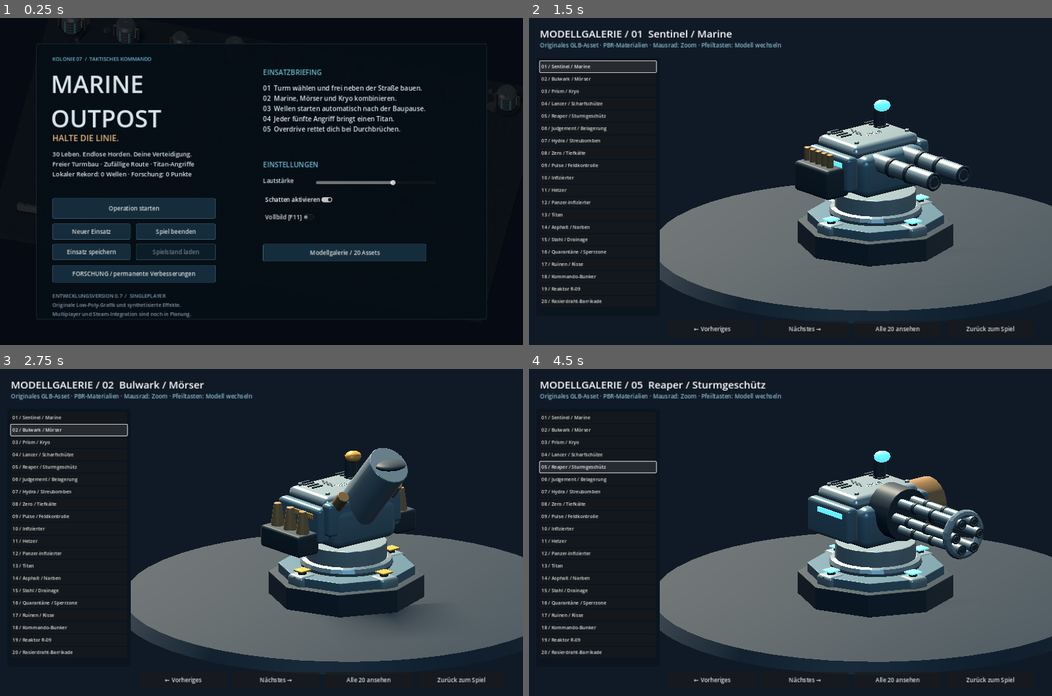
Above: before the commit, frames 1-4 (two rows, left to right).
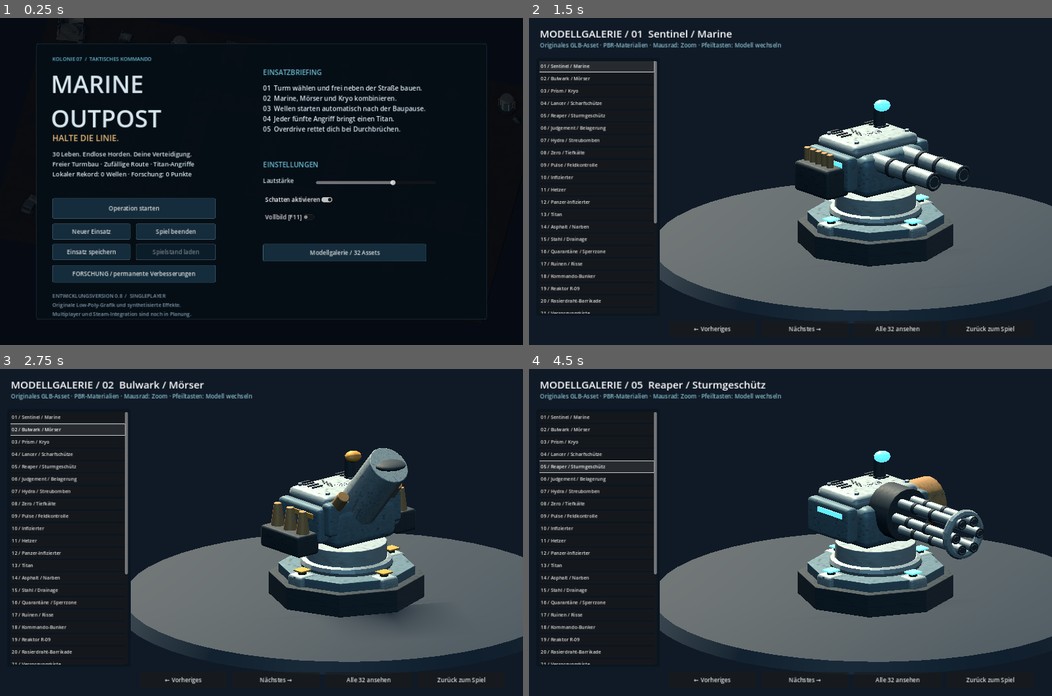
Above: after the commit, the same moments.

Repository: christoph-jahnke/test
Game: Godot game, scene res://game/world_3d.tscn
Same seed, same stepped clock (60 frames per second), same inputs: the game is played once before the commit and once after it.
Inputs:
- Up to frame 1 (0.25 s): no input
- Up to frame 2 (1.5 s): click "Modellgalerie / 20 Assets" (after the commit: "Modellgalerie / 32 Assets") at 0.5 s; click "01 / Sentinel / Marine" at 1.25 s
- Up to frame 3 (2.75 s): click "02 / Bulwark / Mörser" at 2 s
- Up to frame 4 (4.5 s): click "03 / Prism / Kryo" at 2.75 s; click "04 / Lancer / Scharfschütze" at 3.5 s; click "05 / Reaper / Sturmgeschütz" at 4.25 s

The runs differ from the first frame. In frame 1, 0.2% of the frame differs, in the area x 3-100%, y 0-86%; in frame 2, 3.4%; in frame 3, 3.0%; in frame 4, 3.5%, in the area x 1-87%, y 13-96%.

Commit message:
Add 12 colony assets, worn materials, and versioned screenshot previews

Diff:
--- /dev/null
+++ b/docs/previews/v0.8.0/capture.json
@@ -0,0 +1,17 @@
+{
+	"arranged_gameplay_fixture": true,
+	"assets": 32,
+	"engine": "4.6.3-stable (official)",
+	"frames": [
+		"menu",
+		"battle",
+		"inspector",
+		"closeup",
+		"gallery"
+	],
+	"height": 900,
+	"map_seed": 481516,
+	"renderer": "gl_compatibility",
+	"version": "0.8.0",
+	"width": 1440
+}
--- a/game/asset_catalog.gd
+++ b/game/asset_catalog.gd
@@ -6,7 +6,10 @@
 	"07_cluster_hydra", "08_deepfreeze_zero", "09_fieldcontrol_pulse",
 	"10_zombie_walker", "11_zombie_runner", "12_zombie_armored", "13_zombie_titan",
 	"14_road_asphalt", "15_road_steel", "16_road_quarantine", "17_road_ruined",
-	"18_bunker_command", "19_reactor", "20_barricade"
+	"18_bunker_command", "19_reactor", "20_barricade",
+	"21_supply_crate", "22_ammo_cache", "23_generator_aux", "24_comms_mast",
+	"25_floodlight", "26_pipe_junction", "27_blast_crater", "28_rubble_pile",
+	"29_wreck_rover", "30_medical_shelter", "31_habitat_ruined", "32_gate_checkpoint"
 ]
 const NAMES = [
 	"Sentinel / Marine", "Bulwark / Mörser", "Prism / Kryo",
@@ -14,9 +17,13 @@
 	"Hydra / Streubomben", "Zero / Tiefkälte", "Pulse / Feldkontrolle",
 	"Infizierter", "Hetzer", "Panzer-Infizierter", "Titan",
 	"Asphalt / Narben", "Stahl / Drainage", "Quarantäne / Sperrzone", "Ruinen / Risse",
-	"Kommando-Bunker", "Reaktor R-09", "Rasierdraht-Barrikade"
+	"Kommando-Bunker", "Reaktor R-09", "Rasierdraht-Barrikade",
+	"Versorgungskiste", "Munitionslager", "Hilfsgenerator", "Funkmast",
+	"Flutlicht", "Rohrverteiler", "Einschlagkrater", "Trümmerfeld",
+	"Rover-Wrack", "Feldlazarett", "Habitat-Ruine", "Kontrolltor"
 ]
 static var cache: Dictionary = {}
+static var surface_cache: Dictionary = {}
 
 static func create(index: int) -> Node3D:
 	assert(index >= 0 and index < IDS.size())
@@ -24,6 +31,7 @@
 		cache[index] = load("res://models/%s.glb" % IDS[index])
 	var model = (cache[index] as PackedScene).instantiate()
 	model.set_meta("asset_id", IDS[index])
+	apply_surface_style(model)
 	return model
 
 static func tower_index(kind: int, branch: int) -> int:
@@ -31,3 +39,48 @@
 
 static func enemy_index(kind: String) -> int:
 	return {"Zombie": 9, "Sprinter": 10, "Panzer": 11, "Titan": 12}.get(kind, 9)
+
+# Shared surface textures add wear without duplicating them for every instance.
+static func worn_material(original: StandardMaterial3D) -> StandardMaterial3D:
+	if original.emission_enabled:
+		return original
+	var key = str(original.albedo_color) + str(original.metallic) + str(original.roughness)
+	if surface_cache.has(key):
+		return surface_cache[key]
+	var result = original.duplicate() as StandardMaterial3D
+	result.metallic = minf(original.metallic, 0.5)
+	result.roughness = maxf(original.roughness, 0.68)
+	var paint = Image.create(128, 128, false, Image.FORMAT_RGB8)
+	var rough = Image.create(128, 128, false, Image.FORMAT_RGB8)
+	var rng = RandomNumberGenerator.new()
+	rng.seed = hash(key)
+	for y in 128:
+		for x in 128:
+			var shade = rng.randf_range(0.86, 1.0)
+			if rng.randf() < 0.018:
+				shade *= 0.55
+			paint.set_pixel(x, y, Color(shade, shade * 0.99, shade * 0.97))
+			var value = rng.randf_range(0.78, 1.0)
+			rough.set_pixel(x, y, Color(value, value, value))
+	# Directional scuffs break up large uniform painted panels.
+	for mark in 20:
+		var x = rng.randi_range(2, 125)
+		var y = rng.randi_range(1, 105)
+		for step in rng.randi_range(3, 18):
+			paint.set_pixel(mini(127, x + step / 5), y + step, Color(0.64, 0.65, 0.66))
+	paint.generate_mipmaps()
+	rough.generate_mipmaps()
+	result.albedo_texture = ImageTexture.create_from_image(paint)
+	result.roughness_texture = ImageTexture.create_from_image(rough)
+	result.set_meta("surface_style", "worn_08")
+	surface_cache[key] = result
+	return result
+
+static func apply_surface_style(node: Node) -> void:
+	if node is MeshInstance3D:
+		for surface in node.mesh.get_surface_count():
+			var material = node.get_active_material(surface)
+			if material is StandardMaterial3D:
+				node.set_surface_override_material(surface, worn_material(material))
+	for child in node.get_children():
+		apply_surface_style(child)
--- a/game/command_ui.gd
+++ b/game/command_ui.gd
@@ -168,8 +168,8 @@
 	save_button = button_at(card, "Einsatz speichern", Vector2(44, 552), Vector2(215, 44), manual_save)
 	load_button = button_at(card, "Spielstand laden", Vector2(274, 552), Vector2(220, 44), manual_load)
 	button_at(card, "FORSCHUNG / permanente Verbesserungen", Vector2(44, 610), Vector2(450, 48), show_research)
-	button_at(card, "Modellgalerie / 20 Assets", Vector2(624, 552), Vector2(450, 48), open_gallery)
-	label_at(card, "ENTWICKLUNGSVERSION 0.7  /  SINGLEPLAYER\nOriginale Low-Poly-Grafik und synthetisierte Effekte.\nMultiplayer und Steam-Integration sind noch in Planung.", Vector2(44, 684), 14, Color("7f9aac"))
+	button_at(card, "Modellgalerie / 32 Assets", Vector2(624, 552), Vector2(450, 48), open_gallery)
+	label_at(card, "ENTWICKLUNGSVERSION 0.8  /  SINGLEPLAYER\nOriginale Low-Poly-Grafik und synthetisierte Effekte.\nMultiplayer und Steam-Integration sind noch in Planung.", Vector2(44, 684), 14, Color("7f9aac"))
 
 func apply_settings() -> void:
 	AudioServer.set_bus_volume_db(0, linear_to_db(maxf(master_volume, 0.0001)))
--- a/game/model_gallery.gd
+++ b/game/model_gallery.gd
@@ -62,18 +62,24 @@
 	style.set_corner_radius_all(6)
 	index_panel.add_theme_stylebox_override("panel", style)
 	ui.add_child(index_panel)
+	var scroll = ScrollContainer.new()
+	scroll.position = Vector2(8, 8)
+	scroll.size = Vector2(324, 694)
+	index_panel.add_child(scroll)
+	var choices = VBoxContainer.new()
+	choices.size_flags_horizontal = Control.SIZE_EXPAND_FILL
+	scroll.add_child(choices)
 	for i in Assets.IDS.size():
 		var button = Button.new()
-		button.position = Vector2(10, 9 + i * 34)
-		button.size = Vector2(320, 30)
+		button.custom_minimum_size = Vector2(302, 30)
 		button.text = "%02d / %s" % [i + 1, Assets.NAMES[i]]
 		button.alignment = HORIZONTAL_ALIGNMENT_LEFT
 		button.add_theme_font_size_override("font_size", 13)
 		button.pressed.connect(show_model.bind(i))
-		index_panel.add_child(button)
-	make_button(ui, "← Vorheriges", Vector2(385, 834), func(): show_model(posmod(selection - 1, 20)))
-	make_button(ui, "Nächstes →", Vector2(640, 834), func(): show_model(posmod(selection + 1, 20)))
-	make_button(ui, "Alle 20 ansehen", Vector2(895, 834), show_all)
+		choices.add_child(button)
+	make_button(ui, "← Vorheriges", Vector2(385, 834), func(): show_model(posmod(selection - 1, Assets.IDS.size())))
+	make_button(ui, "Nächstes →", Vector2(640, 834), func(): show_model(posmod(selection + 1, Assets.IDS.size())))
+	make_button(ui, "Alle %d ansehen" % Assets.IDS.size(), Vector2(895, 834), show_all)
 	make_button(ui, "Zurück zum Spiel", Vector2(1150, 834), func(): get_tree().change_scene_to_file("res://game/world_3d.tscn"))
 	show_model(0)
 
@@ -123,33 +129,34 @@
 	index_panel.visible = false
 	all_models = true
 	clear_display()
-	for index in 20:
+	for index in Assets.IDS.size():
 		var model = Assets.create(index)
 		display.add_child(model)
-		model.position = Vector3((index % 5 - 2) * 4.3, 0, (index / 5 - 1.5) * 4.6)
+		model.rotation.y = PI
+		model.position = Vector3((index % 8 - 3.5) * 4.3, 0, (index / 8 - 1.5) * 4.6)
 		pedestal(model.position, 1.85)
 		if index >= 17:
 			model.scale *= 0.7
 		var label = Label3D.new()
-		label.text = "%02d / %s" % [index + 1, Assets.NAMES[index]]
+		label.text = "%02d / %s" % [index + 1, Assets.NAMES[index].split(" / ")[0]]
 		label.position = model.position + Vector3(0, 0.1, 1.7)
 		label.billboard = BaseMaterial3D.BILLBOARD_ENABLED
 		label.font_size = 32
 		label.pixel_size = 0.008
 		label.modulate = Color("b4ceda")
 		display.add_child(label)
-	camera.size = 33
+	camera.size = 42
 	camera.position = Vector3(0, 26, 22)
 	camera.look_at(Vector3(0, 0, 0))
-	title.text = "MODELLGALERIE / 20 ORIGINALE ASSETS"
-	detail.text = "9 Türme · 4 Gegner · 4 Wegarten · 3 Kolonieobjekte"
+	title.text = "MODELLGALERIE / %d ORIGINALE ASSETS" % Assets.IDS.size()
+	detail.text = "9 Türme · 4 Gegner · 4 Wegarten · 15 Kolonieobjekte"
 
 func _unhandled_input(event: InputEvent) -> void:
 	if event is InputEventKey and event.pressed:
 		if event.keycode == KEY_RIGHT:
-			show_model(posmod(selection + 1, 20))
+			show_model(posmod(selection + 1, Assets.IDS.size()))
 		elif event.keycode == KEY_LEFT:
-			show_model(posmod(selection - 1, 20))
+			show_model(posmod(selection - 1, Assets.IDS.size()))
 		elif event.keycode == KEY_ESCAPE:
 			get_tree().change_scene_to_file("res://game/world_3d.tscn")
 	if event is InputEventMouseButton and event.pressed:
--- a/game/smoke_models.gd
+++ b/game/smoke_models.gd
@@ -9,6 +9,10 @@
 	if node is MeshInstance3D:
 		result.meshes += 1
 		for surface in node.mesh.get_surface_count():
+			var material = node.get_active_material(surface)
+			if material is StandardMaterial3D and material.has_meta("surface_style"):
+				assert(material.albedo_texture != null and material.roughness_texture != null)
+				result.styled += 1
 			var arrays = node.mesh.surface_get_arrays(surface)
 			result.vertices += arrays[Mesh.ARRAY_VERTEX].size()
 			var indices = arrays[Mesh.ARRAY_INDEX]
@@ -16,16 +20,34 @@
 	for child in node.get_children():
 		counts(child, result)
 
+func vertex_height(node: Node) -> Vector2:
+	var extent = Vector2(INF, -INF)
+	if node is MeshInstance3D:
+		for surface in node.mesh.get_surface_count():
+			for vertex in node.mesh.surface_get_arrays(surface)[Mesh.ARRAY_VERTEX]:
+				var y: float = (node.global_transform * vertex).y
+				extent.x = minf(extent.x, y)
+				extent.y = maxf(extent.y, y)
+	for child in node.get_children():
+		var child_extent = vertex_height(child)
+		extent.x = minf(extent.x, child_extent.x)
+		extent.y = maxf(extent.y, child_extent.y)
+	return extent
+
 func check_models() -> void:
-	assert(Assets.IDS.size() == 20)
+	assert(Assets.IDS.size() == 32 and Assets.NAMES.size() == 32)
 	var signatures = {}
 	var total_triangles = 0
-	for index in 20:
+	for index in Assets.IDS.size():
 		var model = Assets.create(index)
 		root.add_child(model)
-		var result = {"meshes": 0, "vertices": 0, "triangles": 0}
+		var result = {"meshes": 0, "vertices": 0, "triangles": 0, "styled": 0}
 		counts(model, result)
 		assert(result.meshes > 0 and result.vertices > 100, "Imported mesh data is required")
+		assert(result.styled > 0, "Each asset uses the shared worn surface style")
+		if index in [26, 27]:
+			var extent = vertex_height(model)
+			assert(extent.y - extent.x <= 0.1, "Ground dressing must fit below turret decks")
 		if index < 9:
 			assert(model.find_child("Head", true, false) != null, "Turret aiming pivot must survive export")
 		if index == 4:
@@ -40,7 +62,7 @@
 		total_triangles += result.triangles
 		print("MODEL %02d: %d meshes / %d triangles" % [index + 1, result.meshes, result.triangles])
 		model.free()
-	assert(signatures.size() == 20, "No duplicate model files")
+	assert(signatures.size() == Assets.IDS.size(), "No duplicate model files")
 	# All nine gameplay combinations must map to their individual assets.
 	var chosen = {}
 	for kind in 3:
@@ -50,10 +72,10 @@
 	var gallery = load("res://game/model_gallery.tscn").instantiate()
 	root.add_child(gallery)
 	gallery.show_all()
-	assert(gallery.display.get_child_count() == 60)
+	assert(gallery.display.get_child_count() == Assets.IDS.size() * 3)
 	gallery.show_model(4)
 	assert(not gallery.all_models and gallery.selection == 4)
 	gallery.queue_free()
 	await process_frame
-	print("PASS: 20 distinct GLB meshes, turret/leg pivots, nine tower variants, live gallery; %d combined triangles" % total_triangles)
+	print("PASS: 32 distinct GLB meshes, turret/leg pivots, nine tower variants, live gallery; %d combined triangles" % total_triangles)
 	quit(0)
--- a/game/world_3d.gd
+++ b/game/world_3d.gd
@@ -83,13 +83,13 @@
 	environment.environment.background_color = Color("101b2a")
 	environment.environment.ambient_light_source = Environment.AMBIENT_SOURCE_COLOR
 	environment.environment.ambient_light_color = Color("6e93bd")
-	environment.environment.ambient_light_energy = 0.65
+	environment.environment.ambient_light_energy = 0.52
 	var sky = Sky.new()
 	var atmosphere = ProceduralSkyMaterial.new()
 	atmosphere.sky_top_color = Color("23364e")
-	atmosphere.sky_horizon_color = Color("8d9aa6")
+	atmosphere.sky_horizon_color = Color("52667a")
 	atmosphere.ground_bottom_color = Color("151c26")
-	atmosphere.ground_horizon_color = Color("5b6470")
+	atmosphere.ground_horizon_color = Color("363b43")
 	sky.sky_material = atmosphere
 	environment.environment.sky = sky
 	environment.environment.ambient_light_source = Environment.AMBIENT_SOURCE_SKY
@@ -98,7 +98,7 @@
 	sun = DirectionalLight3D.new()
 	sun.rotation_degrees = Vector3(-42, -30, 0)
 	sun.light_color = Color("ffd6a0")
-	sun.light_energy = 1.35
+	sun.light_energy = 1.1
 	sun.shadow_enabled = true
 	add_child(sun)
 	camera = Camera3D.new()
@@ -149,24 +149,41 @@
 	process_priority = 10
 	get_tree().auto_accept_quit = false
 
-func ground_material() -> StandardMaterial3D:
-	var result = StandardMaterial3D.new()
-	result.roughness = 1
-	var noise = FastNoiseLite.new()
-	noise.seed = sim.map_seed
-	noise.frequency = 0.45
-	noise.fractal_octaves = 4
-	var texture = NoiseTexture2D.new()
-	texture.width = 512
-	texture.height = 512
-	texture.noise = noise
-	texture.seamless = true
-	var gradient = Gradient.new()
-	gradient.set_color(0, Color("14232f"))
-	gradient.set_color(1, Color("263b47"))
-	texture.color_ramp = gradient
-	result.albedo_texture = texture
+func ground_material() -> ShaderMaterial:
+	var shader = Shader.new()
+	shader.code = """
+shader_type spatial;
+render_mode diffuse_burley;
+varying vec3 world_pos;
+uniform float ground_seed = 0.0;
+float hash2(vec2 p) { return fract(sin(dot(p, vec2(127.1,311.7))) * 43758.5453); }
+float noise2(vec2 p) {
+ vec2 i = floor(p); vec2 f = fract(p); vec2 u = f*f*(3.0-2.0*f);
+ return mix(mix(hash2(i),hash2(i+vec2(1,0)),u.x),mix(hash2(i+vec2(0,1)),hash2(i+vec2(1,1)),u.x),u.y);
+}
+void vertex() { world_pos = (MODEL_MATRIX * vec4(VERTEX,1.0)).xyz; }
+void fragment() {
+ vec2 p = world_pos.xz + vec2(ground_seed,ground_seed*0.37);
+ float dust = noise2(p*0.6);
+ float grain = noise2(p*38.0);
+ float scars = smoothstep(0.60,0.78,noise2(p*2.0));
+ vec3 soil = mix(vec3(0.065,0.082,0.095),vec3(0.125,0.112,0.090),dust);
+ ALBEDO = soil * (0.84 + grain*0.28) * (1.0 - scars*0.18);
+ ROUGHNESS = 0.96;
+}
+"""
+	var result = ShaderMaterial.new()
+	result.shader = shader
+	result.set_shader_parameter("ground_seed", float(sim.map_seed % 1000))
 	return result
+
+func scenery(index: int, at: Vector3, angle: float = 0.0, scale_value: float = 1.0) -> Node3D:
+	var model = Assets.create(index)
+	terrain.add_child(model)
+	model.position = at
+	model.rotation.y = angle
+	model.scale *= scale_value
+	return model
 
 func build_colony() -> void:
 	for credit in floating_credits:
@@ -194,39 +211,47 @@
 		var offset = 0.0
 		while offset < length - 0.001:
 			var span = minf(2.0, length - offset)
-			var tile = Assets.create(13 + posmod(i + sim.map_seed, 4))
+			var kind = [0, 0, 1, 3][posmod(i + sim.map_seed, 4)]
+			if i % 4 == 2 and absf(offset - length / 2) < 2:
+				kind = 2
+			var tile = Assets.create(13 + kind)
 			terrain.add_child(tile)
 			tile.position = a.move_toward(b, offset + span / 2) + Vector3(0, 0.18, 0)
 			tile.rotation.y = shoulder.rotation.y
 			tile.scale.z = span / 2
 			offset += span
 
-	# All solid scenery is outside the freely buildable field.
+	# Raised scenery stays beyond the free-build bounds; only flat ground damage is inside.
 	var rng = RandomNumberGenerator.new()
 	rng.seed = sim.map_seed + 42
-	for i in 9:
+	var skyline = [30, 22, 18, 29, 23, 24, 30, 22, 18]
+	for i in skyline.size():
 		var x = -26.0 + i * 6.4
-		var reactor = Assets.create(18)
-		terrain.add_child(reactor)
-		reactor.position = Vector3(x, 0, -13.7)
-		reactor.scale = Vector3.ONE * rng.randf_range(1.1, 1.65)
-
-	for i in 30:
-		var x = rng.randf_range(-27, 27)
-		var z = rng.randf_range(11.4, 14.5) if i % 2 == 0 else rng.randf_range(-15.5, -12.2)
-		var rock = cylinder(terrain, Vector3(x, 0.12, z), rng.randf_range(0.2, 0.65), rng.randf_range(0.3, 0.9), Color("56606b"))
-		rock.rotation.z = rng.randf_range(-0.5, 0.5)
-	for x in range(-25, 27, 6):
-		var barrier = Assets.create(19)
-		terrain.add_child(barrier)
-		barrier.position = Vector3(x, 0, 13)
-
+		scenery(skyline[i], Vector3(x, 0, -13.4), PI + rng.randf_range(-0.16, 0.16))
+		scenery(20 if i % 2 == 0 else 21, Vector3(x + 1.6, 0, -11.8), rng.randf_range(-0.4, 0.4), 0.8)
+	var foreground = [28, 19, 29, 25, 20, 19, 22, 21]
+	for i in foreground.size():
+		scenery(foreground[i], Vector3(-25 + i * 7.0, 0, 12.5), PI + rng.randf_range(-0.3, 0.3))
+	for x in [-21.0, 13.0]:
+		scenery(24, Vector3(x, 0, 11.65))
+		var lamp = OmniLight3D.new()
+		lamp.position = Vector3(x, 2.6, 11.4)
+		lamp.light_color = Color("b8c8d0")
+		lamp.omni_range = 5
+		lamp.light_energy = 0.6
+		terrain.add_child(lamp)
+	# Scorch marks and shallow rubble do not create invisible building restrictions.
+	for i in 18:
+		var pos = Vector2(rng.randf_range(35, 1330), rng.randf_range(80, 720))
+		if sim.road_distance(pos) > 85:
+			scenery(26 if i % 3 == 0 else 27, point(pos, 0.002), rng.randf_range(0, TAU), rng.randf_range(0.6, 1.1))
 	# Entry anomaly and the command bunker move with the random lane.
 	var entry = point(path[0] + Vector2(90, 0))
+	scenery(31, entry, PI / 2)
 	var portal = TorusMesh.new()
 	portal.inner_radius = 0.9
 	portal.outer_radius = 1.15
-	var gate = shape(terrain, entry + Vector3(0, 1.25, 0), portal, Color("b74e68"), true)
+	var gate = shape(terrain, entry + Vector3(-1.7, 1.25, 0), portal, Color("b74e68"), true)
 	gate.rotation.z = PI / 2
 	var base = point(path[-1] - Vector2(80, 0))
 	var bunker = Assets.create(17)
--- a/project.godot
+++ b/project.godot
@@ -2,7 +2,7 @@
 
 [application]
 config/name="Marine Outpost"
-config/version="0.7.0"
+config/version="0.8.0"
 run/main_scene="res://game/world_3d.tscn"
 
 [display]
--- /dev/null
+++ b/tools/capture_release.gd
@@ -0,0 +1,108 @@
+# Render the current build. Use an isolated XDG data/config/cache directory.
+# godot --path . --rendering-method gl_compatibility --script res://tools/capture_release.gd
+extends SceneTree
+
+const SEED = 481516
+var output = ""
+var version = ""
+
+func _initialize() -> void:
+	version = str(ProjectSettings.get_setting("application/config/version"))
+	output = "res://docs/previews/v%s" % version
+	DirAccess.make_dir_recursive_absolute(output)
+	root.size = Vector2i(1440, 900)
+	call_deferred("capture")
+
+func screenshot(name: String) -> bool:
+	await process_frame
+	await process_frame
+	await RenderingServer.frame_post_draw
+	var image = root.get_texture().get_image()
+	if image.get_width() != 1440 or image.get_height() != 900:
+		push_error("Preview resolution mismatch: %dx%d" % [image.get_width(), image.get_height()])
+		quit(1)
+		return false
+	if image.save_png(output + "/" + name + ".png") != OK:
+		push_error("Could not save preview: " + name)
+		quit(1)
+		return false
+	print("CAPTURED ", output, "/", name, ".png")
+	return true
+
+func capture() -> void:
+	root.size = Vector2i(1440, 900)
+	DisplayServer.window_set_size(Vector2i(1440, 900))
+	await process_frame
+	await process_frame
+	var world = load("res://game/world_3d.tscn").instantiate()
+	root.add_child(world)
+	# Fixture writes are isolated even if this script is run from a normal profile.
+	world.sim.save_path = "user://preview_run.json"
+	world.sim.profile_path = "user://preview_research.json"
+	world.sim.research_levels = [0, 0, 0]
+	world.sim.run_research = [0, 0, 0]
+	world.sim.research_points = 0
+	await create_timer(0.35).timeout
+	if not await screenshot("menu"):
+		return
+	world.command_ui.close_menu()
+	world.sim.generate_map(SEED)
+	world.sim.cash = 5000
+	var path: Array = world.sim.get_route()
+	for i in range(1, path.size() - 1):
+		var pos: Vector2 = path[i].lerp(path[i + 1], 0.5)
+		var normal = (path[i + 1] - path[i]).normalized().orthogonal() * 86
+		if not world.sim.placement_reason(pos + normal).is_empty():
+			normal = -normal
+		world.sim.build_type = i % 3
+		world.sim.place_at(pos + normal)
+	world.sim.cash = 428
+	world.sim.wave = 5
+	world.sim.active = true
+	world.sim.remaining = 0
+	for i in 15:
+		world.sim.spawned = i
+		var enemy = world.sim.create_enemy()
+		enemy.segment = 1 + i % (path.size() - 1)
+		enemy.pos = path[enemy.segment - 1].lerp(path[enemy.segment], 0.25 + (i % 3) * 0.23)
+		world.sim.enemies.append(enemy)
+	await create_timer(0.6).timeout
+	for i in 3:
+		var dead = world.sim.create_enemy()
+		dead.pos = path[2 + i * 3]
+		world.sim.damage_enemy(dead, 100000, true)
+	await create_timer(0.25).timeout
+	world.sim.paused = true
+	world.sim.selected = -1
+	if not await screenshot("battle"):
+		return
+	world.sim.selected = 3
+	if not await screenshot("inspector"):
+		return
+	world.camera.size = 35
+	if not await screenshot("closeup"):
+		return
+	world.queue_free()
+	await process_frame
+	var gallery = load("res://game/model_gallery.tscn").instantiate()
+	root.add_child(gallery)
+	gallery.show_all()
+	await create_timer(0.2).timeout
+	if not await screenshot("gallery"):
+		return
+	gallery.queue_free()
+	await create_timer(0.15).timeout
+	var metadata = {
+		"version": version, "width": 1440, "height": 900,
+		"map_seed": SEED, "arranged_gameplay_fixture": true,
+		"engine": Engine.get_version_info().string,
+		"renderer": RenderingServer.get_current_rendering_method(),
+		"assets": load("res://game/asset_catalog.gd").IDS.size(),
+		"frames": ["menu", "battle", "inspector", "closeup", "gallery"]
+	}
+	var file = FileAccess.open(output + "/capture.json", FileAccess.WRITE)
+	assert(file != null)
+	file.store_string(JSON.stringify(metadata, "\t"))
+	file.close()
+	print("PASS: rendered release preview for ", version)
+	quit()
Binary file changed: art/portraits/cryo.png
Binary file changed: art/portraits/marine.png
Binary file changed: art/portraits/mortar.png
Binary file added: docs/previews/v0.8.0/battle.png
Binary file added: docs/previews/v0.8.0/closeup.png
Binary file added: docs/previews/v0.8.0/gallery.png
Binary file added: docs/previews/v0.8.0/inspector.png
Binary file added: docs/previews/v0.8.0/menu.png
Binary file added: models/21_supply_crate.glb
Not shown, added: models/21_supply_crate.glb.import
Binary file added: models/22_ammo_cache.glb
Not shown, added: models/22_ammo_cache.glb.import
(and 29 more such lines)
